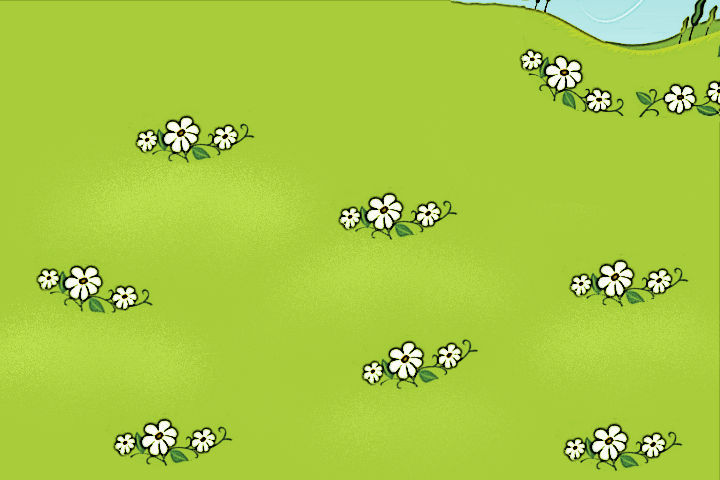
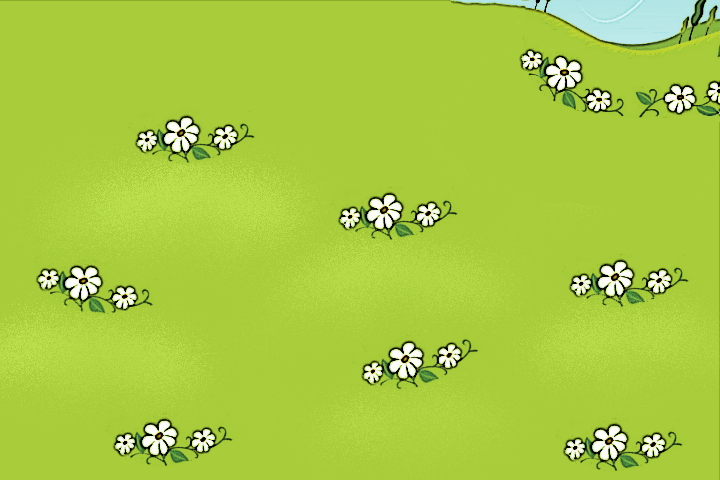
Before/after of a 720px x 480px layered artwork. What changed in the layer stack:
painted on "Nuovo livello" over [600, 40, 625, 45]
